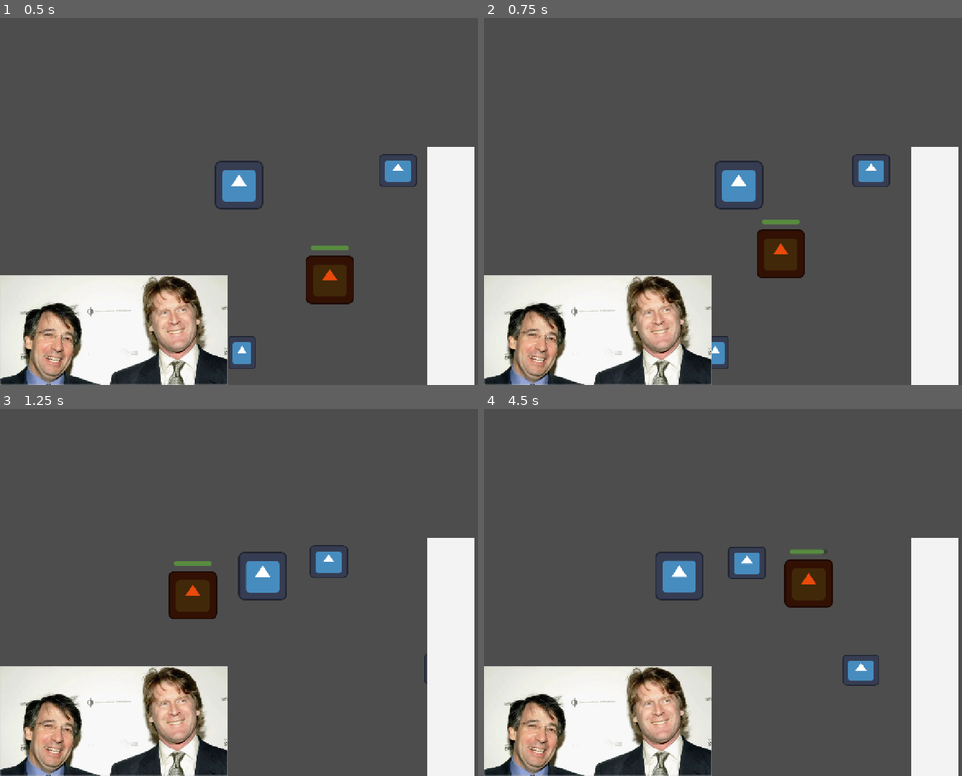
Above: before the commit, frames 1-4 (two rows, left to right).
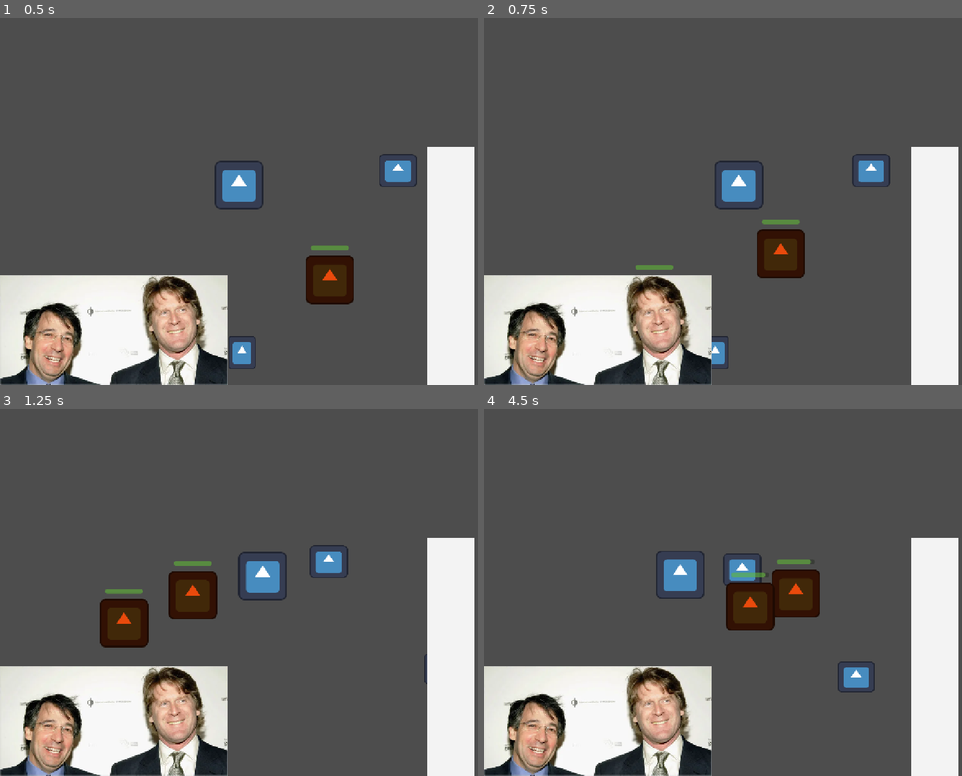
Above: after the commit, the same moments.

Repository: atlanticbomber/CranberryJam_Skeleton-fight
Game: Godot game, scene res://Scenes/temp.tscn
Two runs of this game, one before a commit and one after it. Both use one fixed random seed, a clock stepped at 60 frames per second and the inputs below. This scene is started directly instead of the project's main scene. The engine's default icon, where the game draws it, is replaced by a stand-in: a white triangle on a blue panel in a dark square.
Inputs (mouse positions are in pixels of both pictures, inside the frame that each line leads up to):
- Up to frame 1 (0.5 s): no input
- Up to frame 2 (0.75 s): tap Enter (ui_accept) at 0.5 s; move the mouse to (828, 164) at 0.52 s; hold D (right) from 0.53 s (still down); click (828, 164) at 0.6 s
- Up to frame 3 (1.25 s): keep holding D (right); tap Enter (ui_accept) at 0.77 s
- Up to frame 4 (4.5 s): move the mouse to (627, 596) at 1.27 s; release D (right) at 1.28 s; hold S (down) 1.28-2.03 s; click (627, 596) at 1.35 s; tap Enter (ui_accept) at 1.52, 3.02, 3.77 s; move the mouse to (770, 489) at 2.02 s; hold D (right) 2.03-2.78 s; tap Space (roll) at 2.1, 4.35 s; click (770, 489) at 2.3 s; move the mouse to (699, 654) at 2.77 s; hold W (up) 2.78-3.53 s; click (699, 654) at 2.85 s; move the mouse to (866, 636) at 3.52 s; hold A (left) from 3.53 s (still down); click (866, 636) at 3.6 s; move the mouse to (579, 515) at 4.27 s

Frame 1 is identical in both runs. In frame 2, 0.1% of the frame differs, in the area x 31-40%, y 67-69%; in frame 3, 1.4%; in frame 4, 4.0%, in the area x 35-83%, y 37-78%.

Commit message:
some basic attack changes

Diff:
--- a/the-legend-of-sir-skelebones/Scenes/skelebro.tscn
+++ b/the-legend-of-sir-skelebones/Scenes/skelebro.tscn
@@ -2,6 +2,7 @@
 
 [ext_resource type="Script" uid="uid://5bri47mbg5di" path="res://Scripts/Skelebro.gd" id="1_hodaq"]
 [ext_resource type="Texture2D" uid="uid://ckxqyruq7xd7r" path="res://icon.svg" id="1_qu763"]
+[ext_resource type="AudioStream" uid="uid://dcbrnwyq1bl5n" path="res://Sounds/SFX/TempSmack.mp3" id="3_851mo"]
 
 [sub_resource type="CapsuleShape2D" id="CapsuleShape2D_l4euk"]
 radius = 62.0
@@ -35,3 +36,6 @@
 position = Vector2(200, 0)
 rotation = 1.5707964
 shape = SubResource("CapsuleShape2D_fn4k1")
+
+[node name="Attack" type="AudioStreamPlayer2D" parent="." unique_id=342455274]
+stream = ExtResource("3_851mo")
--- a/the-legend-of-sir-skelebones/Scenes/temp.tscn
+++ b/the-legend-of-sir-skelebones/Scenes/temp.tscn
@@ -33,3 +33,6 @@
 [node name="Enemy" parent="." unique_id=104442209 instance=ExtResource("3_tj4h3")]
 position = Vector2(434, 503)
 motion_mode = 1
+
+[node name="Enemy2" parent="." unique_id=1993680582 instance=ExtResource("3_tj4h3")]
+position = Vector2(-124, 684)
--- a/the-legend-of-sir-skelebones/Scripts/Skelebro.gd
+++ b/the-legend-of-sir-skelebones/Scripts/Skelebro.gd
@@ -10,7 +10,7 @@
 @onready var weaponRange: Area2D = $WeaponRange
 @onready var weaponShape: CollisionShape2D = $WeaponRange/CollisionShape2D
 @onready var weaponTimer: Timer = $WeaponCooldown
-var weaponDelay: float = 0.2
+var weaponDelay: float = 1.0
 var weaponCooldown: float  = 1.0
 
 func _ready() -> void:
@@ -51,9 +51,11 @@
 func _input(_event: InputEvent) -> void:
 	if Input.is_action_just_pressed("attack") and weaponTimer.is_stopped():
 		print("frame",get_tree().get_frame())
+		weaponTimer.start(weaponDelay)
+		await weaponTimer.timeout
 		for body in weaponRange.get_overlapping_bodies():
 			if body.has_method("EnemyDamage"):
-				weaponTimer.start(weaponDelay)
 				var tempDmg = 10.0
+				$Attack.play()
 				body.EnemyDamage(tempDmg)
-				weaponTimer.start(weaponCooldown)
+		weaponTimer.start(weaponCooldown)
Renamed: the-legend-of-sir-skelebones/STATS.gd -> the-legend-of-sir-skelebones/Scripts/STATS.gd
Renamed: the-legend-of-sir-skelebones/STATS.gd.uid -> the-legend-of-sir-skelebones/Scripts/STATS.gd.uid
Not shown, added: the-legend-of-sir-skelebones/Sounds/SFX/TempSmack.mp3.import
Not shown, added: the-legend-of-sir-skelebones/Sounds/SFX/TempSmack.mp3
